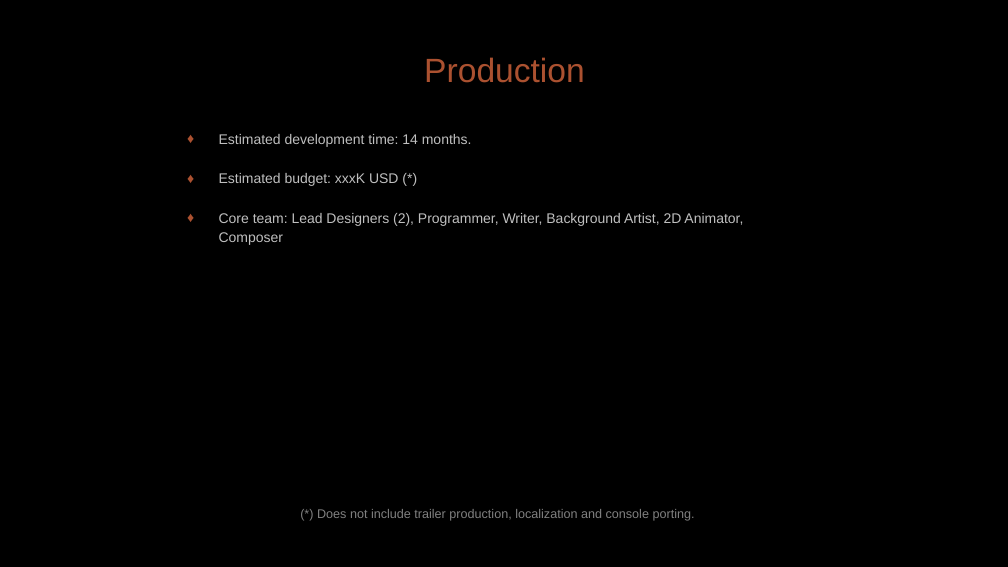
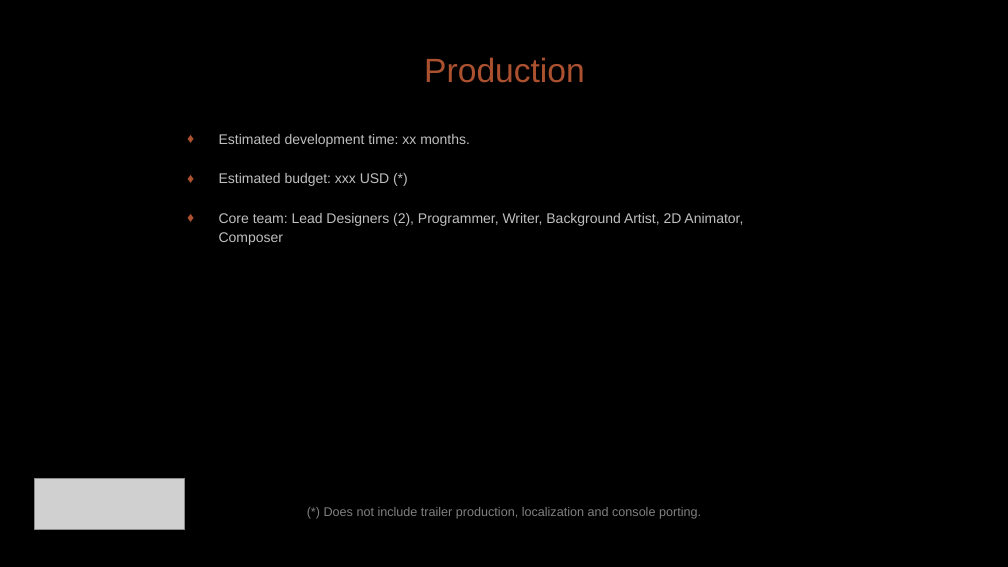
Before and after one commit to diegohcanepa/Remizione, a slide deck: slide 17 of Pitch Deck.pptx (slide 16 before the commit). Drawn at 1008x567 pixels with LibreOffice and Linux fonts; fonts in the diff are those of the drawing; grey boxes stand for pictures; background and template pictures are left out. Boxes give left, top, right and bottom in pixels: in the first picture for what was removed or moved away, otherwise in the second. Text is boxed around its words. In the diff, an @@ line names an element or a change of style, - is before the commit and + after.

```diff
--- a/Pitch Deck.pptx
+++ b/Pitch Deck.pptx
@@ subtitle at box(219, 134, 470, 186): text changed @@
-♦ Estimated development time: 14 months.
-♦ Estimated budget: xxxK USD (*)
+♦ Estimated development time: xx months.
+♦ Estimated budget: xxx USD (*)
@@ picture added at box(34, 479, 184, 529) @@
@@ text "(*) Does not include trailer ...": place and size @@
-text "(*) Does not include trailer ..." at box(317, 509, 695, 521)
+text "(*) Does not include trailer ..." at box(324, 507, 701, 519)
```
Also in this commit, not shown: 11 other slides changed, 1 slide added.
